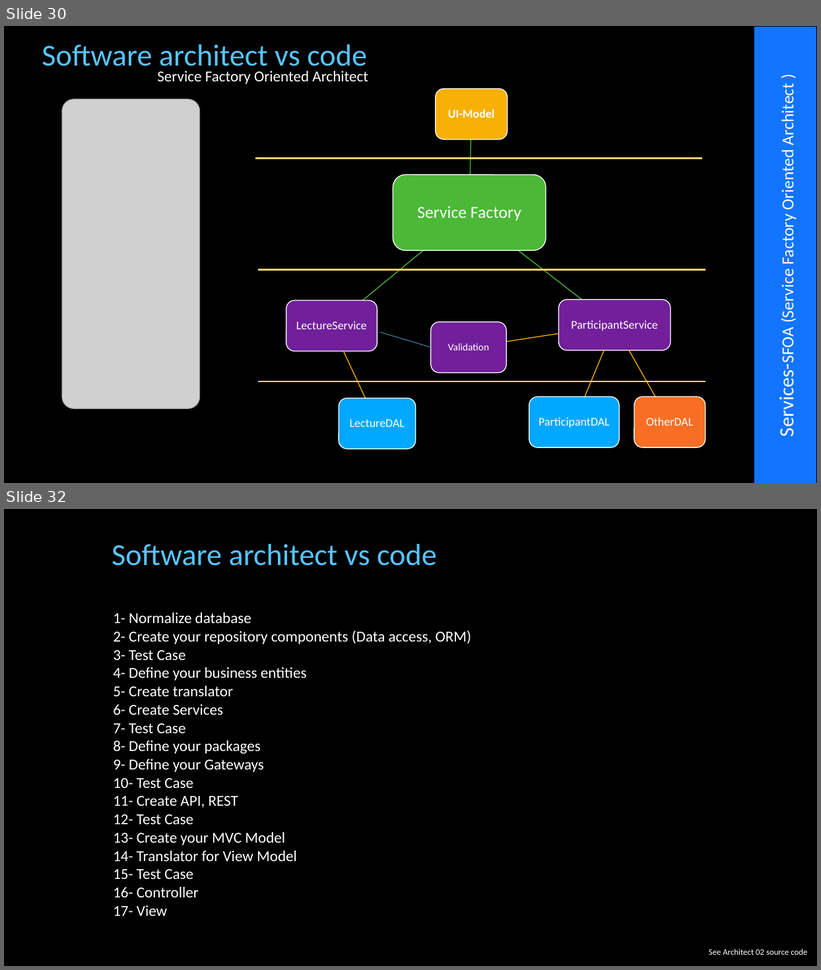
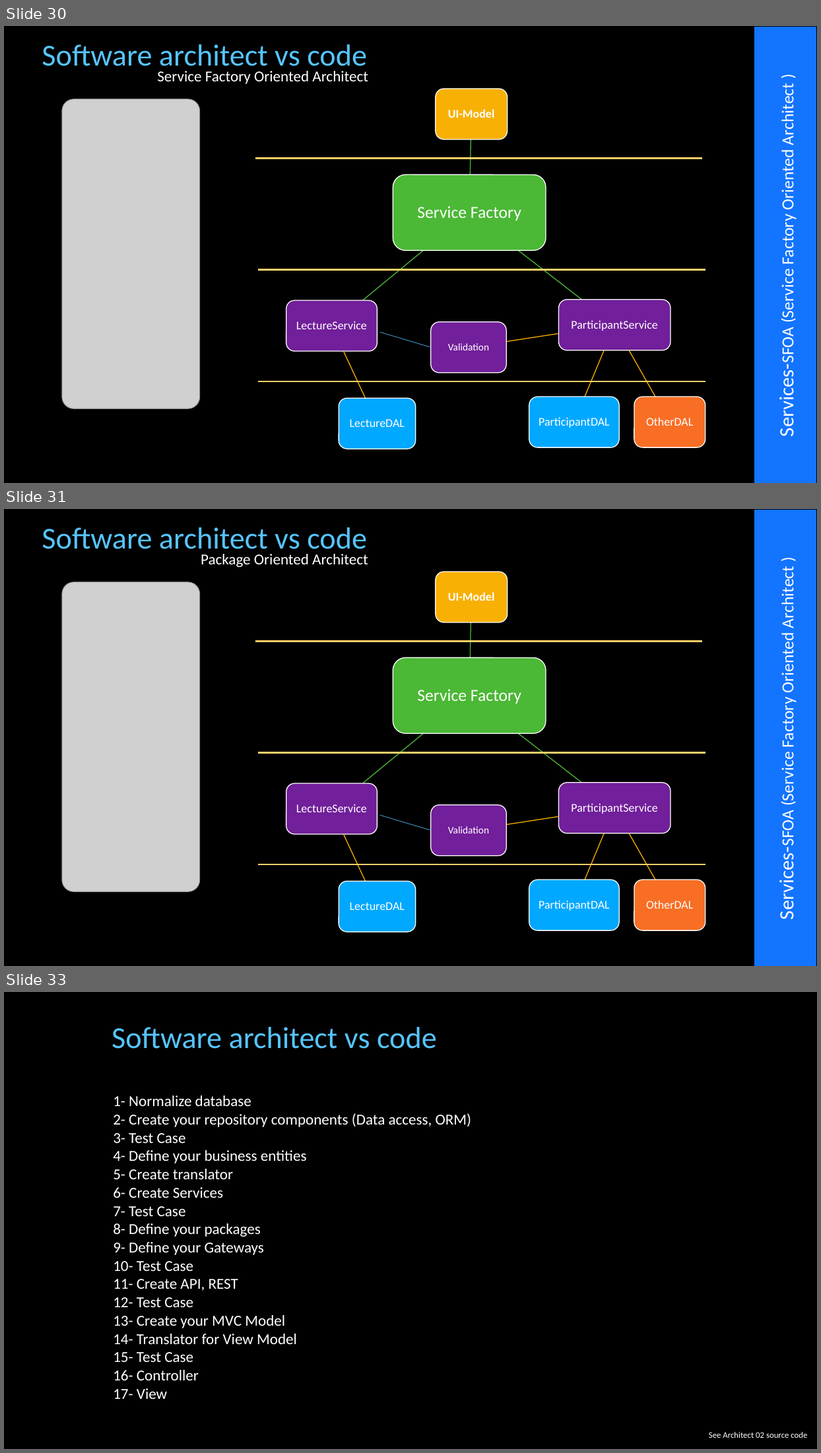
Before and after one commit to cfclick/CFSummit2016, a slide deck: powerpoint/architect/Architectural Perspective for ColdFusion Applications.pptx. Shown one above the other, each under a label of ours: slides 30 and 32 before the commit, slides 30, 31 and 33 after it; the slides between them are not shown. The pictures are 821x970 and 821x1453 pixels, drawn with LibreOffice and Linux fonts; fonts in the diff are those of the drawing; grey boxes stand for pictures; background and template pictures are left out. Boxes give left, top, right and bottom in pixels: in the first picture for what was removed or moved away, otherwise in the second. Text is boxed around its words. In the diff, an @@ line names an element or a change of style, - is before the commit and + after.

Commit message:
Architect 5 added

```diff
--- a/powerpoint/architect/Architectural Perspective for ColdFusion Applications.pptx
+++ b/powerpoint/architect/Architectural Perspective for ColdFusion Applications.pptx
@@ slide 31 added at [4,509,817,966], background picture (left out) @@
@@ text added at [42,527,367,557], 36 pt, text #56C5FF @@
+Software architect vs code
@@ rectangle added at [755,510,816,966], fill #1474FF, outline #1474FF 1 pt @@
@@ text added at [201,554,368,567], 18 pt, text #FFFFFF @@
+Package Oriented Architect
@@ picture added at [62,582,200,892] @@
@@ text added at [774,572,799,918], 20 pt, text #FFFFFF @@
+  Services-SFOA (Service Factory Oriented Architect )
@@ line added from (255, 642) to (702, 642), #FDD067 2.25 pt @@
@@ line added from (257, 753) to (706, 753), #FDD067 2.25 pt @@
@@ line added from (380, 815) to (431, 830), #56C5FF 0.5 pt @@
@@ line added from (257, 865) to (706, 865), #FDD067 2.25 pt @@
@@ group added at [286,572,706,932]: 8 rounded rectangles, 8 texts, 7 freeform shapes @@
+Service Factory
+UI-Model
+ParticipantService
+OtherDAL
+ParticipantDAL
+Validation
+LectureService
+LectureDAL
@@ what was slide 32 is now slide 33 @@
```
Also in this commit, not shown: 27 other files.
